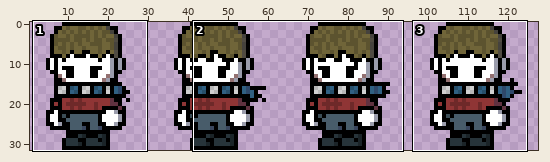
File history of a sprite sheet, Assets/Sprites/Player/char-32-idle-sheet.png. Above, an overview of the earlier version with the close-up marked.
Close-up. Earlier state:
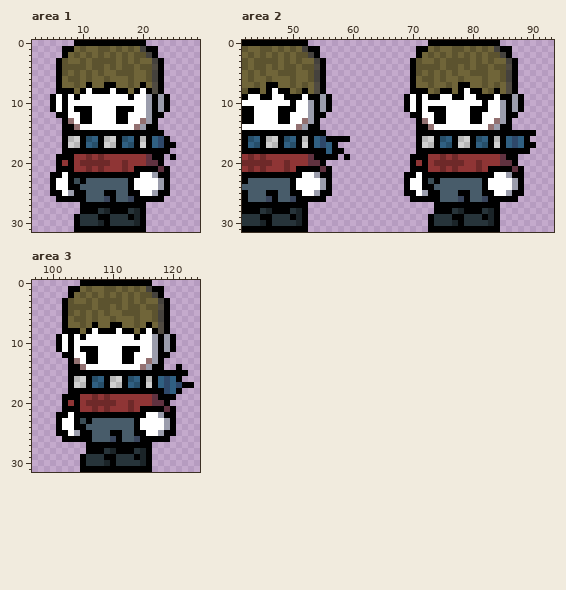
The file is 128x32 pixels. Shown: area 1: x 2..29, y 0..31; area 2: x 42..93, y 0..31; area 3: x 97..124, y 0..31. The wide view leaves out empty margins.
The same view after the edit:
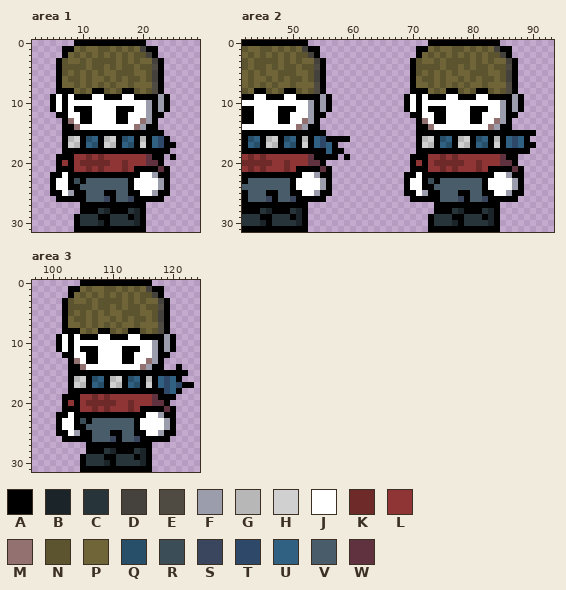
Palette (. is transparent): A #000000  B #1b2428  C #27343a  D #45423d  E #504b42  F #9b9dac  G #b7b7b7  H #d0d0d0  J #ffffff  K #6e2929  L #8f3535  M #937171  N #5c532f  P #706539  Q #274f6a  R #3b4d56  S #3a465d  T #2e486a  U #306082  V #485c6a  W #603240
The edit:
Area 1:
y 6: x 16 P -> N; x 19 P -> N
y 7: x 11 A -> N; x 13..15 PAA -> NPN; x 20 A -> P
y 8: x 10..11 AJ -> NP; x 14..16 AJA -> NPN; x 18..21 PAJA -> ANPN
y 9: x 10..11 JJ -> AA; x 14..16 JJJ -> AAA; x 18..21 AJJF -> JAAA
Area 2:
y 6: x 48 P -> N; x 51 P -> N; x 80 P -> N; x 83 P -> N
y 7: x 43..47 PNPAA -> NPNPN; x 52 N -> P; x 75..79 PNPAA -> NPNPN; x 84 N -> P
y 8: x 43 A -> P; x 45..48 PAJA -> ANPN; x 50 P -> A; x 52..53 AP -> PN; x 75 A -> P; x 77..80 PAJA -> ANPN; x 82 P -> A; x 84..85 AP -> PN
y 9: x 43 J -> A; x 45 A -> J; x 47..50 JJAA -> AAJJ; x 52 J -> A; x 75 J -> A; x 77 A -> J; x 79..82 JJAA -> AAJJ; x 84 J -> A
y 10: x 50 A -> J; x 82 A -> J
Area 3:
y 6: x 112 P -> N; x 115 P -> N
y 7: x 107 A -> N; x 109..111 PAA -> NPN; x 116 A -> P
y 8: x 106..107 AJ -> NP; x 110..112 AJA -> NPN; x 114..117 PAJA -> ANPN
y 9: x 106..107 JJ -> AA; x 110..112 JJJ -> AAA; x 114..117 AJJF -> JAAA
Boxes around the changes in both close-ups, in picture pixels (x1, y1, x2, y2):
changed: (80, 76, 152, 100)
changed: (248, 76, 314, 106)
changed: (440, 76, 506, 106)
changed: (86, 316, 158, 340)
